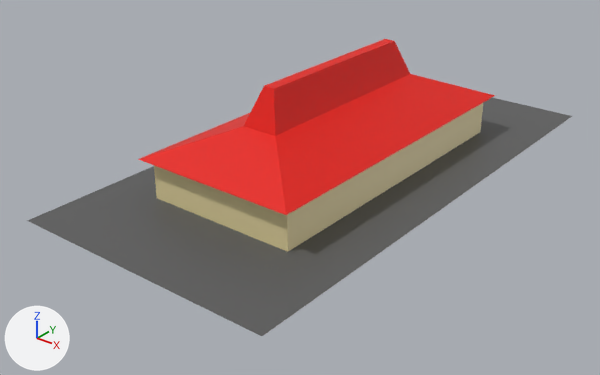
Renders of the glTF model assets/buildings/2x1_PizzaHut.col.glb from each side of a commit.
Both versions are drawn from a 50 mm lens placed at (33.3, -46.0, 25.3), pointed at (-0.7, -3.6, -1.0). The lights are fixed; the arrows at lower left show +X, +Y and +Z. Vertices at the same position are counted once.

Objects in the first picture: '2x1_PizzaHut.col.003'.
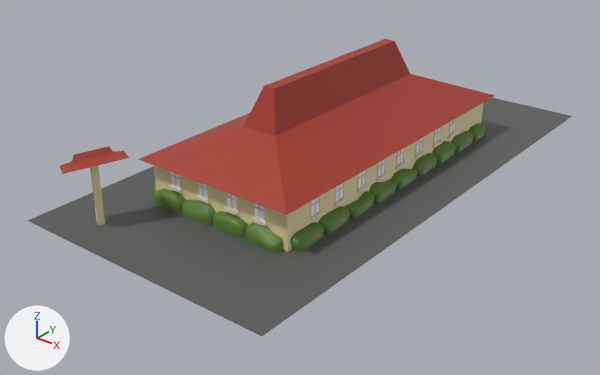
Commit message: added updated buildings

Where the change shows, as pixel boxes [x1, y1, x2, y2] in the pictures (600 x 375 px):
part 1 of me_plane_027, added: after [168, 185, 182, 193]
part 2 of me_plane_027, added: after [195, 195, 210, 204]
part 3 of me_plane_027, added: after [251, 217, 267, 226]
part 4 of me_plane_027, added: after [224, 206, 239, 215]
part 5 of me_plane_027, added: after [309, 211, 323, 221]
part 6 of me_plane_027, added: after [333, 197, 346, 207]
part 7 of me_plane_027, added: after [376, 173, 388, 181]
part 8 of me_plane_027, added: after [356, 184, 369, 193]
part 9 of me_plane_027, added: after [395, 162, 406, 170]
part 10 of me_plane_027, added: after [414, 150, 425, 158]
part 11 of me_plane_027, added (green): after [60, 118, 486, 253]
part 12 of me_plane_027, recoloured: [138, 39, 495, 215] in both

Edits to the bpy script that builds the scene:
```text
Add mat_building:
    mat_building = principled_material('Building')
    mat_building.base_color = (0.772, 0.675, 0.551)  # light grey #e4d6c4
Add mat_green_walls:
    mat_green_walls = principled_material('Green Walls')
    mat_green_walls.base_color = (0.107, 0.214, 0.0363)  # green #5c7f36
Add mat_red:
    mat_red = principled_material('red')
    mat_red.base_color = (0.377, 0.043, 0.0253)  # red #a53a2c
Add mat_building_004:
    mat_building_004 = principled_material('Building.004')
    mat_building_004.base_color = (0.772, 0.675, 0.551)  # light grey #e4d6c4
Add mat_glass_004:
    mat_glass_004 = principled_material('Glass.004')
    mat_glass_004.base_color = (1.0, 1.0, 1.0)  # white #ffffff
    mat_glass_004.metallic = 1.0
    mat_glass_004.roughness = 1.0
Change me_plane_027:
    used by ob_2x1_pizzahut_col_003; location = (0.0, 0.0, 0.0)
    remove me_plane_027.from_pydata(...)  # 24 vertices, 36 faces; spans x -10.0..10.0, y -20.0..20.0, z 0.0..7.7
    add me_plane_027.from_pydata(...)  # 2530 vertices, 4162 faces; spans x -10.0..10.0, y -20.0..20.0, z -0.1..7.7
    me_plane_027 part 1: a new loose piece, a box spanning x -4.39..-3.29, y -12.8..-12.59, z 1.27..1.48, in mat_building (light grey #e3d6c4)
    me_plane_027 part 2: a new loose piece, a box spanning x -1.88..-0.79, y -12.8..-12.59, z 1.27..1.48, in mat_building (light grey #e3d6c4)
    me_plane_027 part 3: a new loose piece, a box spanning x 2.89..3.99, y -12.8..-12.59, z 1.27..1.48, in mat_building (light grey #e3d6c4)
    me_plane_027 part 4: a new loose piece, a box spanning x 0.62..1.72, y -12.8..-12.59, z 1.27..1.48, in mat_building (light grey #e3d6c4)
    me_plane_027 part 5: a new loose piece, a box spanning x 5.61..5.82, y -10.52..-9.42, z 1.27..1.48, in mat_building (light grey #e3d6c4)
    me_plane_027 part 6: a new loose piece, a box spanning x 5.61..5.82, y -8.02..-6.92, z 1.27..1.48, in mat_building (light grey #e3d6c4)
    me_plane_027 part 7: a new loose piece, a box spanning x 5.61..5.82, y -3.24..-2.14, z 1.27..1.48, in mat_building (light grey #e3d6c4)
    me_plane_027 part 8: a new loose piece, a box spanning x 5.61..5.82, y -5.51..-4.42, z 1.27..1.48, in mat_building (light grey #e3d6c4)
    me_plane_027 part 9: a new loose piece, a box spanning x 5.61..5.82, y -0.87..0.23, z 1.27..1.48, in mat_building (light grey #e3d6c4)
    me_plane_027 part 10: a new loose piece, a box spanning x 5.61..5.82, y 1.63..2.73, z 1.27..1.48, in mat_building (light grey #e3d6c4)
    me_plane_027 part 11: 2362 vertices added at x -7.8..6.3, y -19.5..12.6, z -0.1..5.1
    me_plane_027 part 12: 18 faces spanning x -6.5..6.2, y -13.4..12.7, z 3.0..7.7 switch from mat_red_003 (red #e71200) to mat_red (red #a53a2c)
    add me_plane_027.materials.append(mat_building)  # light grey #e4d6c4
    add me_plane_027.materials.append(mat_glass_004)  # white #ffffff
    add me_plane_027.materials.append(mat_building_004)  # light grey #e4d6c4
    add me_plane_027.materials.append(mat_green_walls)  # green #5c7f36
```
